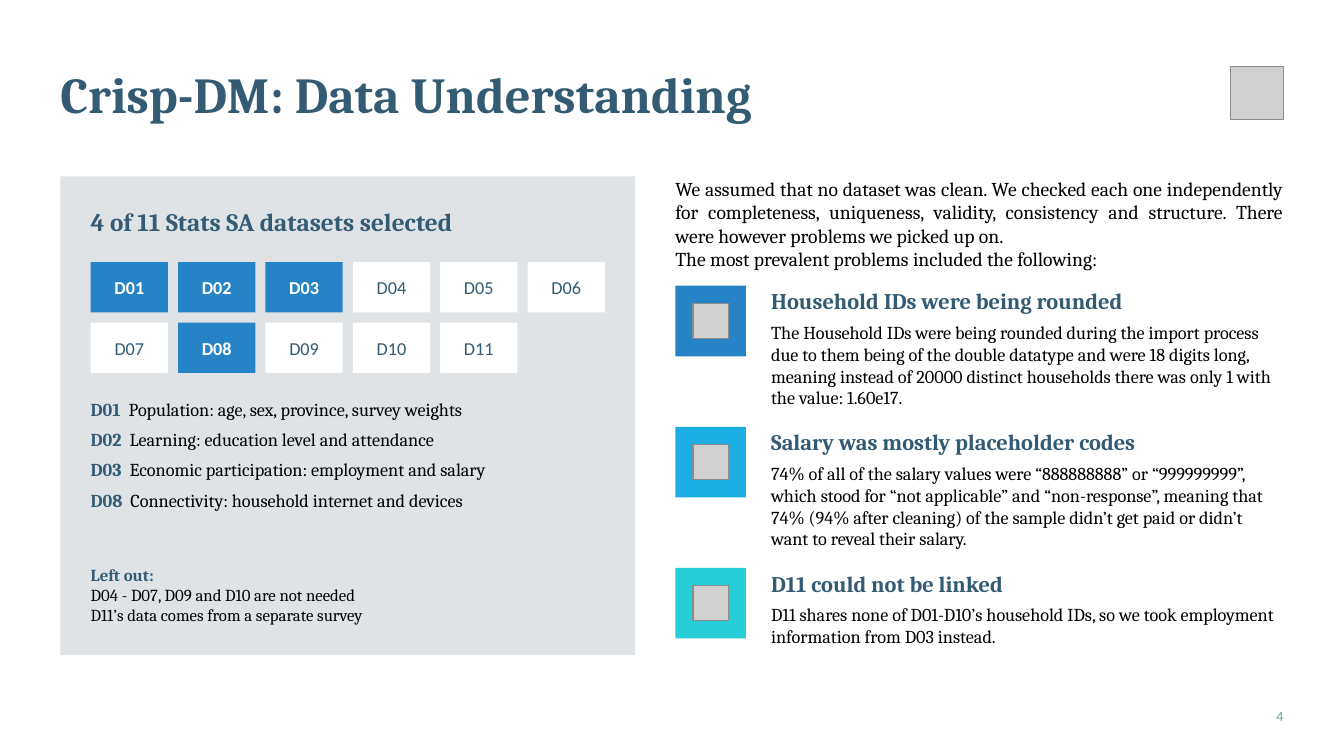
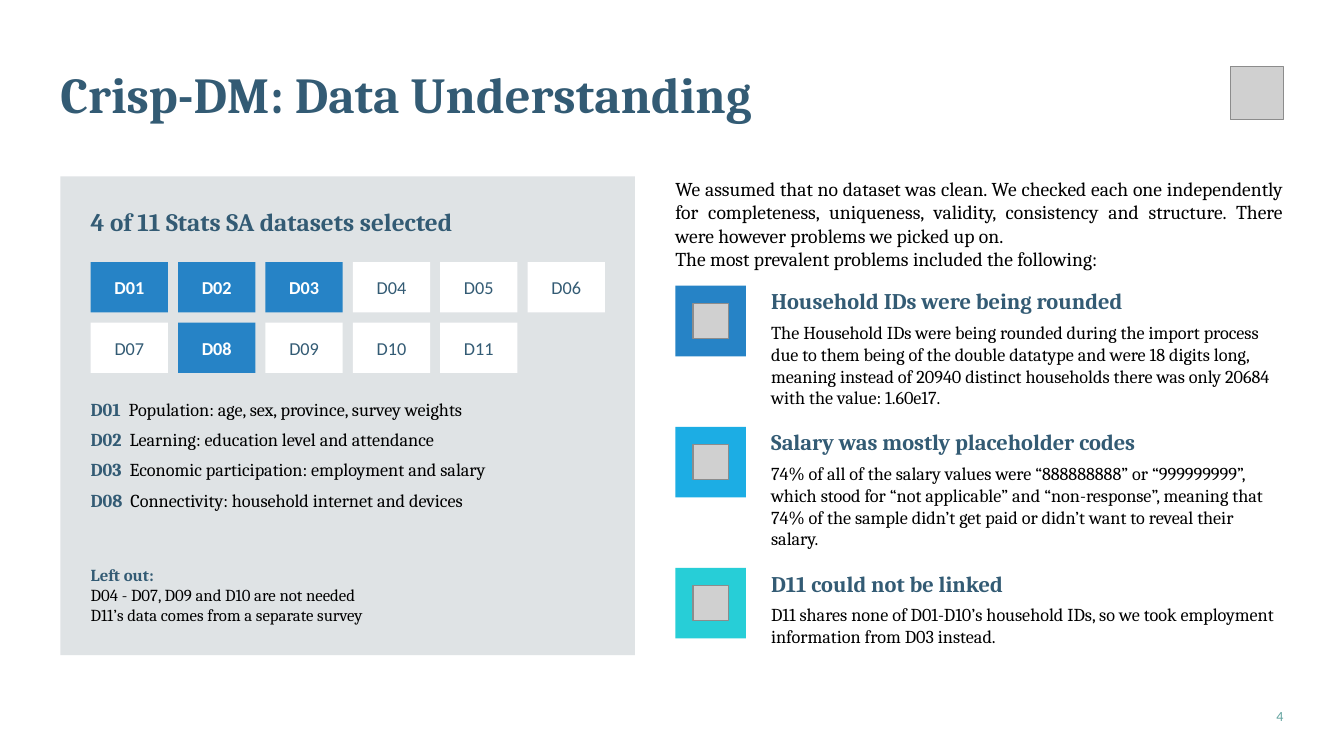
Before and after one commit to Henri-Claassen/BIN381, a slide deck: slide 4 of Documentation/Milestone Documentation/Milestone 4/BIN381 Project Final Presentation Submit.pptx. Drawn at 1344x756 pixels with LibreOffice and Linux fonts; fonts in the diff are those of the drawing; grey boxes stand for pictures. Boxes give left, top, right and bottom in pixels: in the first picture for what was removed or moved away, otherwise in the second. Text is boxed around its words. In the diff, an @@ line names an element or a change of style, - is before the commit and + after.

```diff
--- a/Documentation/Milestone Documentation/Milestone 4/BIN381 Project Final Presentation Submit.pptx
+++ b/Documentation/Milestone Documentation/Milestone 4/BIN381 Project Final Presentation Submit.pptx
@@ text at (771, 326, 1269, 404): text changed @@
-The Household IDs were being rounded during the import process due to them being of the double datatype and were 18 digits long, meaning instead of 20000 distinct households there was only 1 with the value: 1.60e17.
+The Household IDs were being rounded during the import process due to them being of the double datatype and were 18 digits long, meaning instead of 20940 distinct households there was only 20684 with the value: 1.60e17.
@@ text at (771, 467, 1262, 549): text changed @@
-74% of all of the salary values were “888888888” or “999999999”, which stood for “not applicable” and “non-response”, meaning that 74% (94% after cleaning) of the sample didn’t get paid or didn’t want to reveal their salary.
+74% of all of the salary values were “888888888” or “999999999”, which stood for “not applicable” and “non-response”, meaning that 74% of the sample didn’t get paid or didn’t want to reveal their salary.
```
Also in this commit, not shown: 4 other slides changed, 3 other files.
